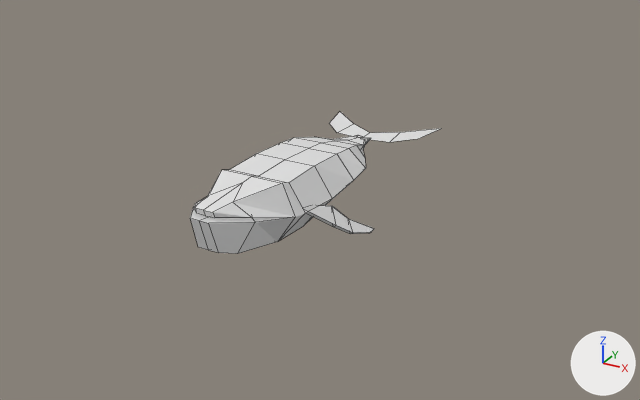
The Blender file Assets/Scenes/Warren/whale.blend: old version first, new version second.
Both versions are drawn from a camera (50 mm lens) standing at (13.3, -22.6, 16.2) and looking at (-0.7, 2.9, 3.4). Lighting does not change. The marker at lower right points along +X, +Y and +Z. The picture after the commit comes second. Mesh edges are drawn as thin lines.
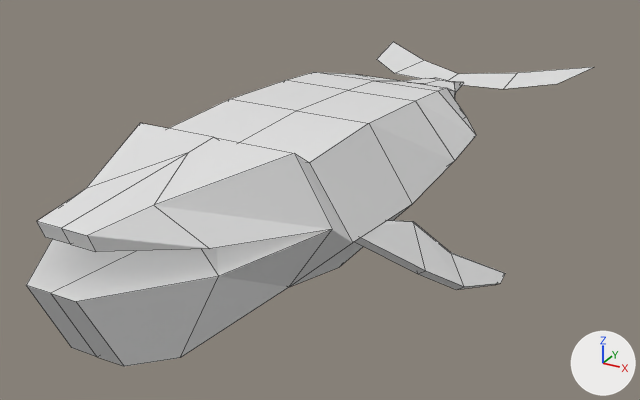
Location of each change, [x1, y1, x2, y2] in pixels of the pictures (640 x 400 px; the box of a moved part takes in the faces that stretch with it):
```json
{"object": "Plane.001", "change": "reshaped, moved, rescaled", "before": [190, 112, 442, 254], "after": [26, 42, 593, 366], "on screen": "125% wider, 127% taller"}
{"part": 1, "of": "me_plane_010", "change": "moved or reshaped", "before": [190, 170, 330, 254], "after": [26, 123, 412, 366]}
```

Edits to the scene script, one JSON object a line:
```json
{"block": "me_plane_010", "where": "# used by ob_plane_001; location = (-0.04, 5.55, 5.27)"}
{"op": "remove", "block": "me_plane_010", "code": "me_plane_010.from_pydata(...)  # 83 vertices, 65 faces; spans x 0.0..2.73, y -10.61..1.72, z -1.18..1.1"}
{"op": "add", "block": "me_plane_010", "code": "me_plane_010.from_pydata(...)  # 83 vertices, 65 faces; spans x 0.0..2.73, y -10.6..1.72, z -1.18..1.2"}
{"block": "me_plane_010", "change": "me_plane_010 part 1: 22 of 83 vertices moved; they spanned x 0.04..1.53, y -10.61..-7.72, z -0.98..1.1 and now span x 0.0..1.53, y -10.6..-7.5, z -0.77..1.2; mean shift (-0.02, 0.07, 0.04); largest move (0.04, -7.72, -0.98) -> (0.0, -7.55, -0.57)"}
{"op": "set", "path": "ob_plane_001.location", "old": "(-0.04, 5.55, 5.27)", "new": "(-0.04, 14.76, 5.27)"}
{"op": "set", "path": "ob_plane_001.scale", "old": "(1.0, 1.0, 1.0)", "new": "(2.38, 2.38, 2.38)"}
```
